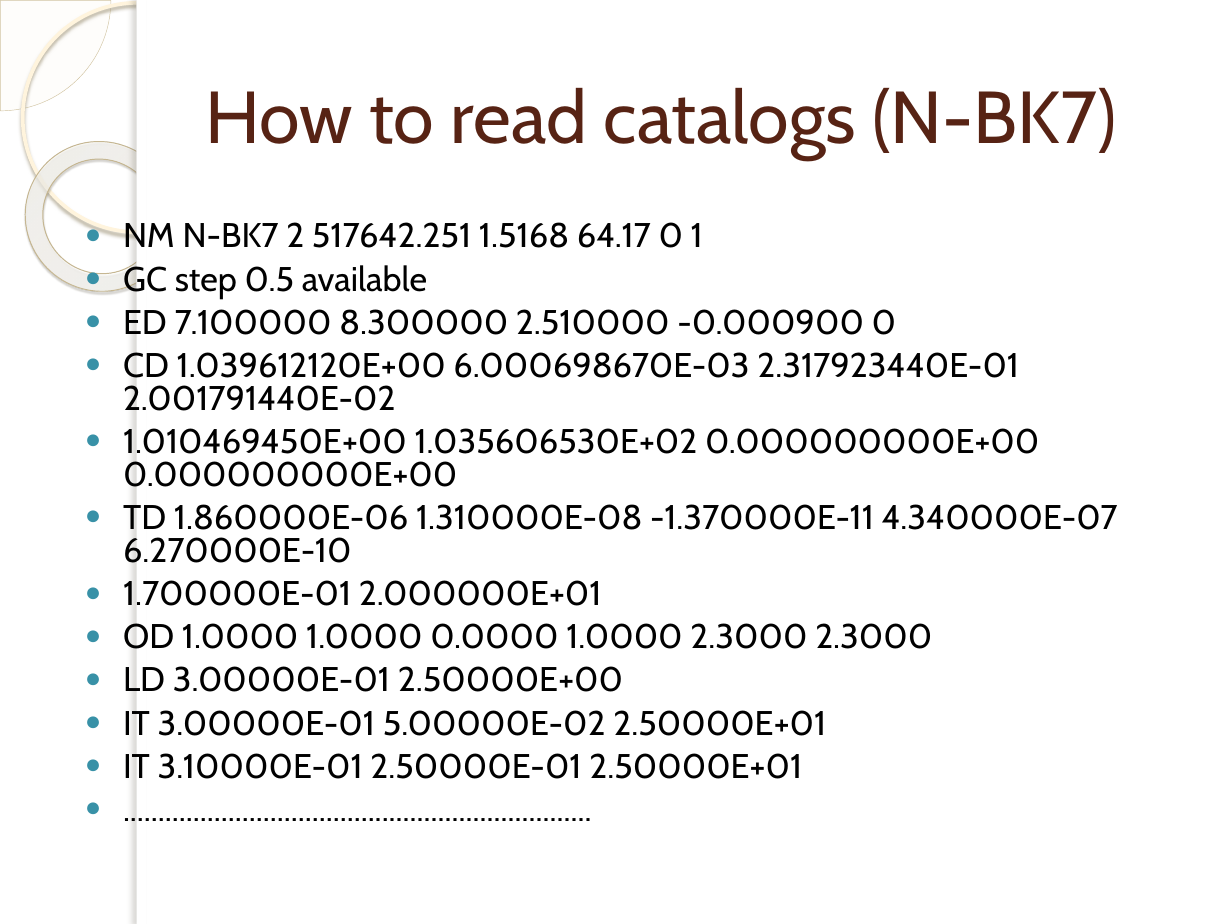
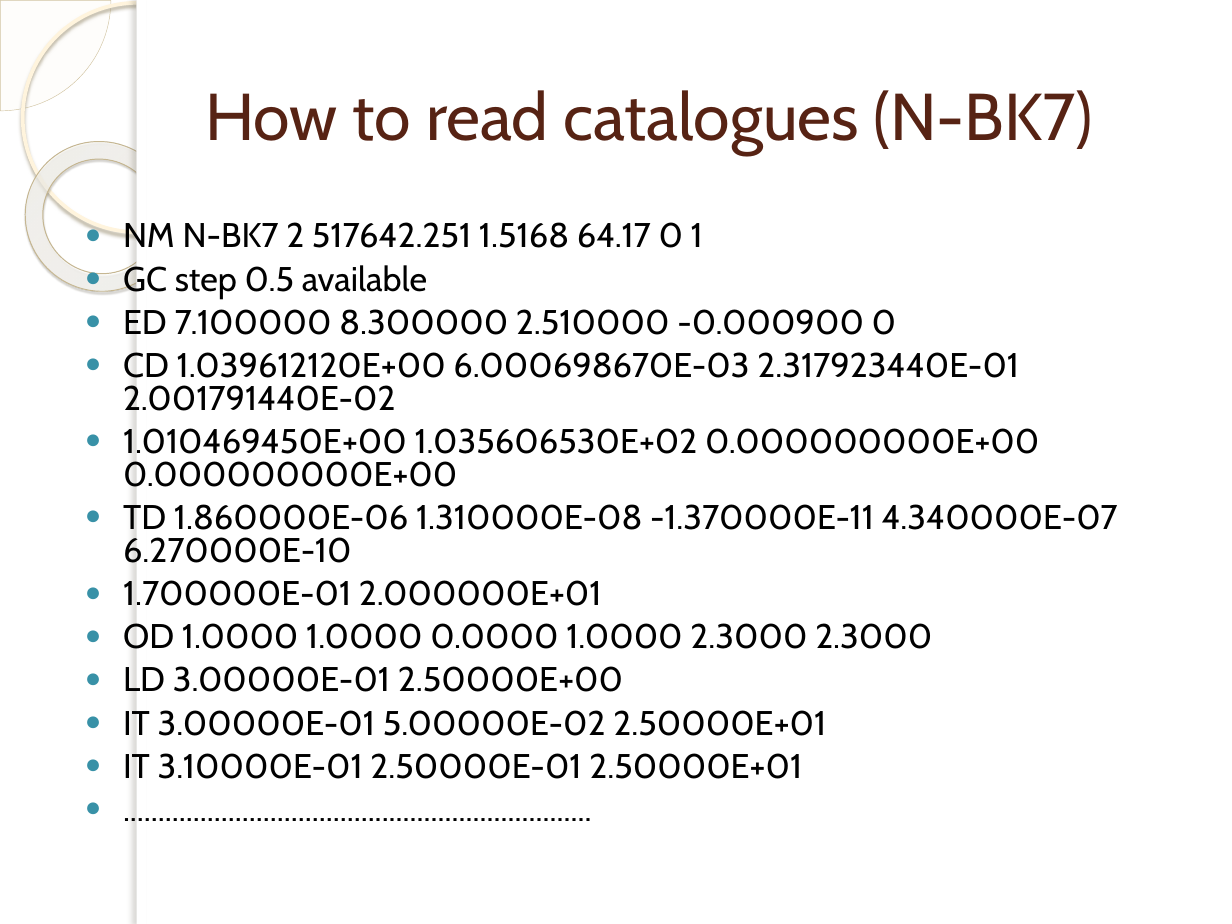
Before and after one commit to rid181198/optical-properties, a slide deck: slide 7 of Optical analysis of different glass types.pptx. Drawn at 1232x924 pixels with LibreOffice and Linux fonts; fonts in the diff are those of the drawing; background and template pictures are left out. Boxes give left, top, right and bottom in pixels: in the first picture for what was removed or moved away, otherwise in the second. Text is boxed around its words. In the diff, an @@ line names an element or a change of style, - is before the commit and + after.

```diff
--- a/Optical analysis of different glass types.pptx
+++ b/Optical analysis of different glass types.pptx
@@ title at <box>206,90,1093,155</box>: text changed; size 43 to 38.7 pt @@
-How to read catalogs (N-BK7)
+How to read catalogues (N-BK7)
```
Also in this commit, not shown: 10 other slides changed, 6 slides added, 1 slide removed, 6 other files.
